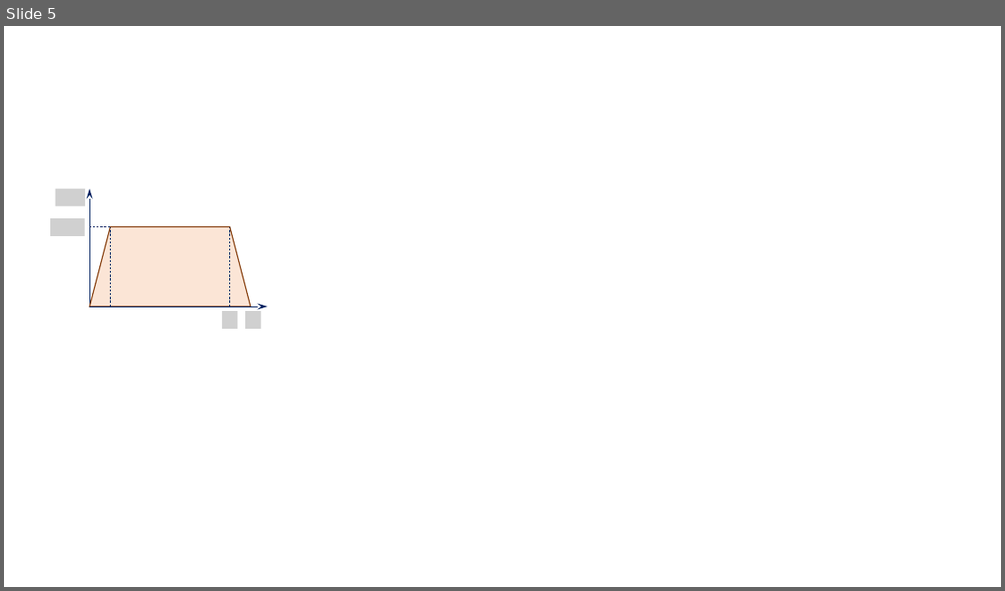
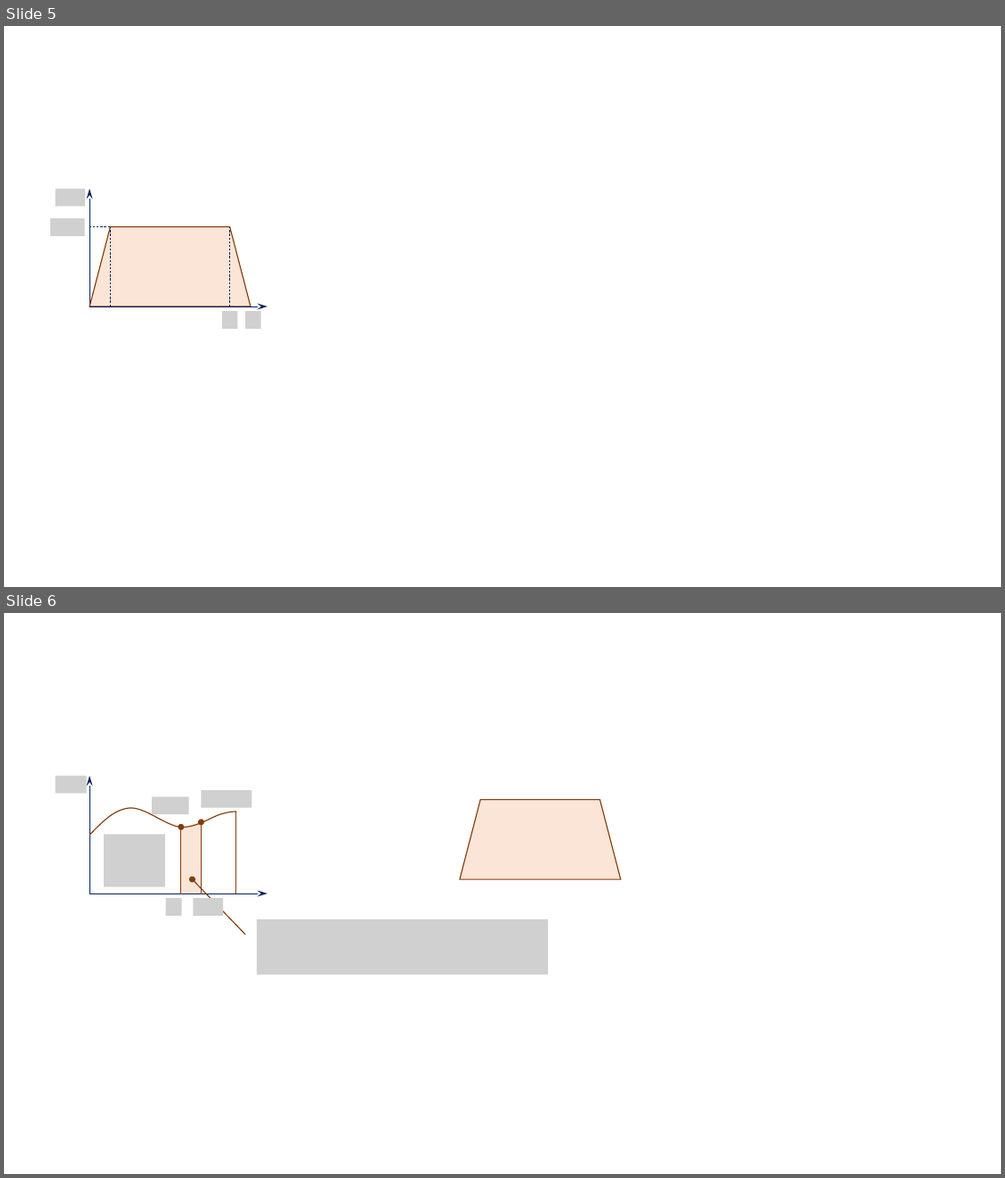
Before and after one commit to xpessoles/TP_Documents_PSI, a slide deck: Figures [Enregistrement automatique].pptx. Shown one above the other, each under a label of ours: slide 5 before the commit, slides 5 and 6 after it. The pictures are 1005x591 and 1005x1178 pixels, drawn with LibreOffice and Linux fonts; fonts in the diff are those of the drawing; grey boxes stand for pictures; background and template pictures are left out. Boxes give left, top, right and bottom in pixels: in the first picture for what was removed or moved away, otherwise in the second. Text is boxed around its words. In the diff, an @@ line names an element or a change of style, - is before the commit and + after.

```diff
--- a/Figures [Enregistrement automatique].pptx
+++ b/Figures [Enregistrement automatique].pptx
@@ slide 6 added at (4, 613, 1001, 1174), background #FFFFFF; not listed: 1 template element that a slide beside it also shows @@
@@ picture added at (56, 776, 87, 794) @@
@@ arrow added from (89, 893) to (89, 776), #002060 0.5 pt @@
@@ picture added at (152, 797, 189, 815) @@
@@ picture added at (202, 790, 252, 808) @@
@@ freeform shape added at (89, 808, 236, 835), outline #843C0B 1 pt @@
@@ right triangle added at (181, 821, 202, 827), fill #FBE5D6 @@
@@ arrow added from (202, 894) to (202, 822), #843C0B 1 pt @@
@@ line added from (236, 811) to (236, 893), #843C0B 1 pt @@
@@ trapezoid added at (460, 800, 620, 879), fill #FBE5D6, outline #843C0B 1 pt @@
@@ picture added at (104, 835, 165, 887) @@
@@ snip round rect added at (180, 827, 201, 893), fill #FBE5D6 @@
@@ arrow added from (181, 894) to (181, 827), #843C0B 1 pt @@
@@ arrow added from (245, 934) to (193, 879), #843C0B 1 pt @@
@@ arrow added from (89, 893) to (267, 893), #002060 0.5 pt @@
@@ picture added at (165, 898, 182, 916) @@
@@ picture added at (194, 898, 223, 916) @@
@@ picture added at (257, 919, 548, 975) @@
```
Also in this commit, not shown: 1 other file.
